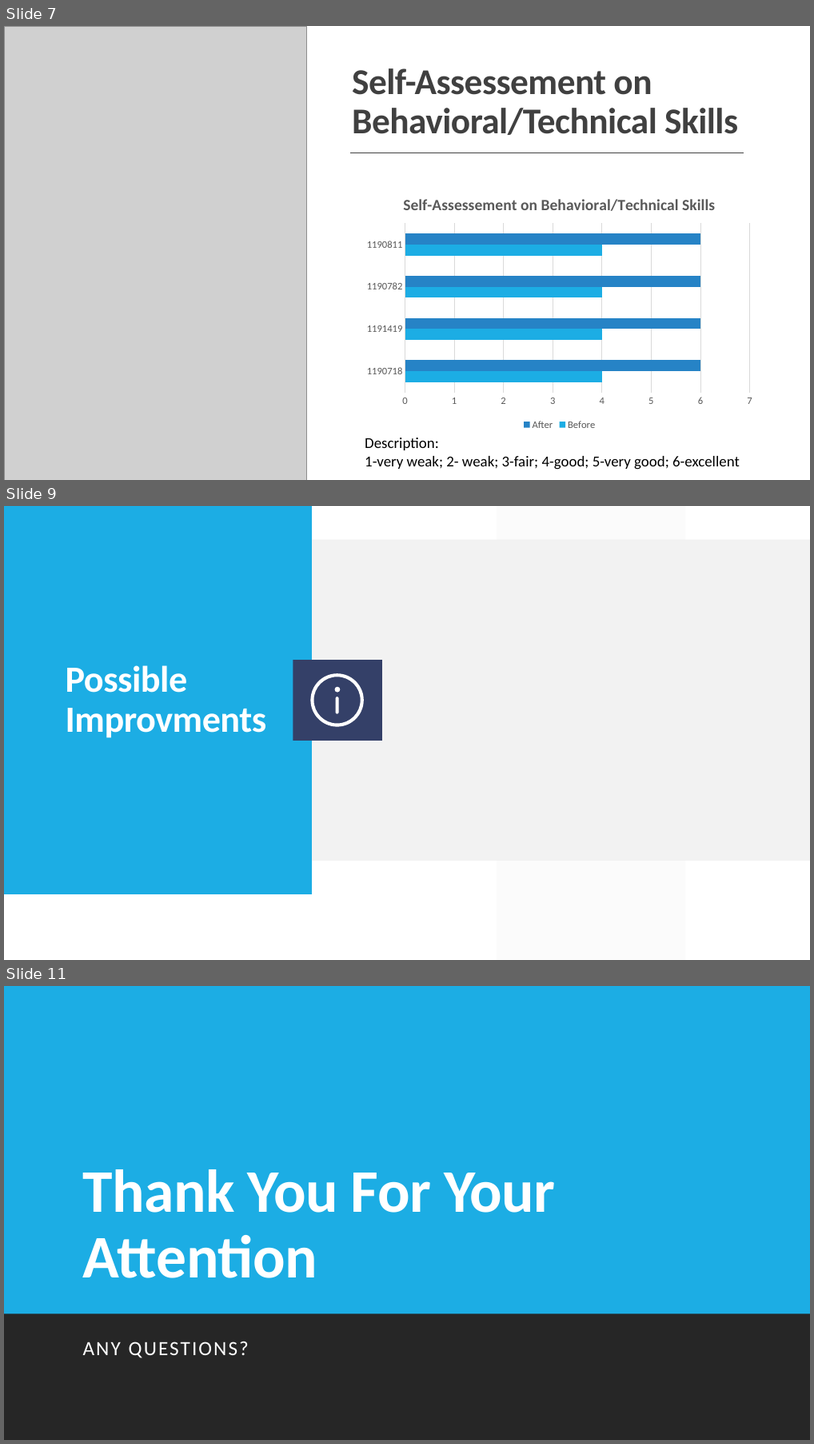
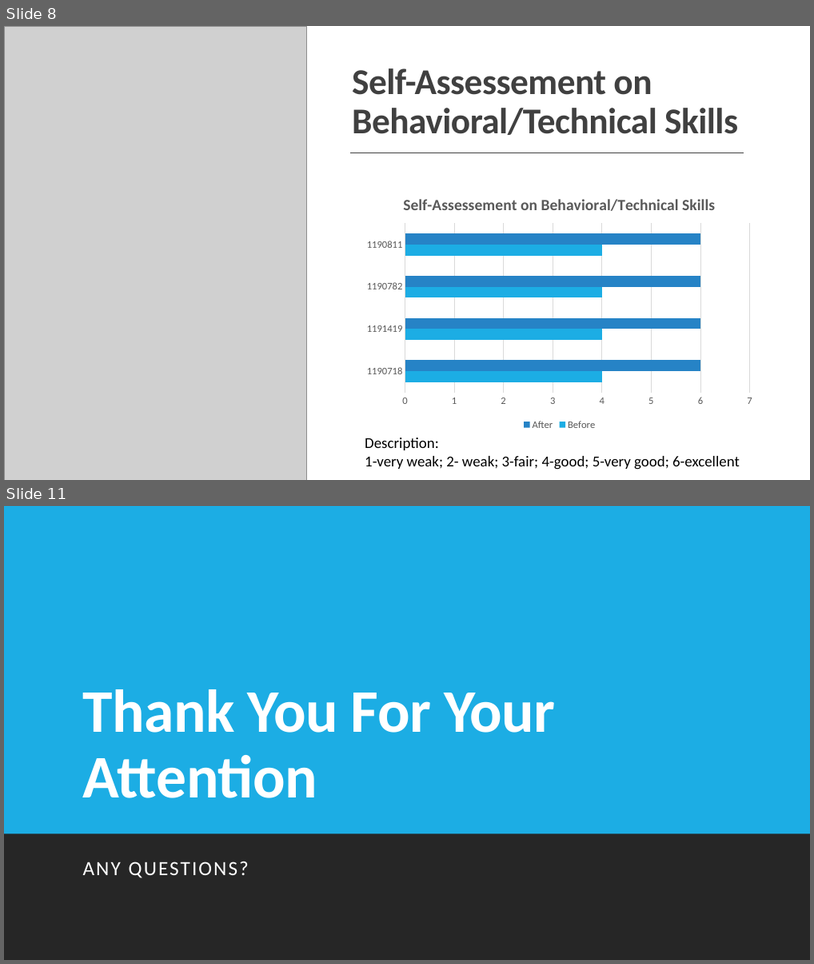
Before and after one commit to LourencoMelo/ISEP-EAPLI, a slide deck: eapli.base/docs/LAPR4 2021.pptx. Shown one above the other, each under a label of ours: slides 7, 9 and 11 before the commit, slides 8 and 11 after it; the slides between them are not shown. The pictures are 814x1444 and 814x964 pixels, drawn with LibreOffice and Linux fonts; fonts in the diff are those of the drawing; grey boxes stand for pictures. Boxes give left, top, right and bottom in pixels: in the first picture for what was removed or moved away, otherwise in the second. Text is boxed around its words. In the diff, an @@ line names an element or a change of style, - is before the commit and + after.

```diff
--- a/eapli.base/docs/LAPR4 2021.pptx
+++ b/eapli.base/docs/LAPR4 2021.pptx
@@ slide 9 removed at (4, 506, 810, 960), background #FFFFFF; not listed: 1 template element that a slide beside it also shows @@
@@ rectangle removed at (4, 506, 312, 894) @@
@@ rectangle removed at (312, 540, 810, 860) @@
@@ title removed at (66, 665, 267, 738) @@
-Possible Improvments
@@ rectangle removed at (293, 660, 382, 740) @@
@@ freeform shape removed at (310, 673, 364, 727) @@
@@ freeform shape removed at (335, 687, 340, 692) @@
@@ freeform shape removed at (335, 696, 338, 713) @@
@@ what was slide 7 is now slide 8 @@
```
Also in this commit, not shown: 3 slides changed, 2 slides added, 16 other slides removed.
